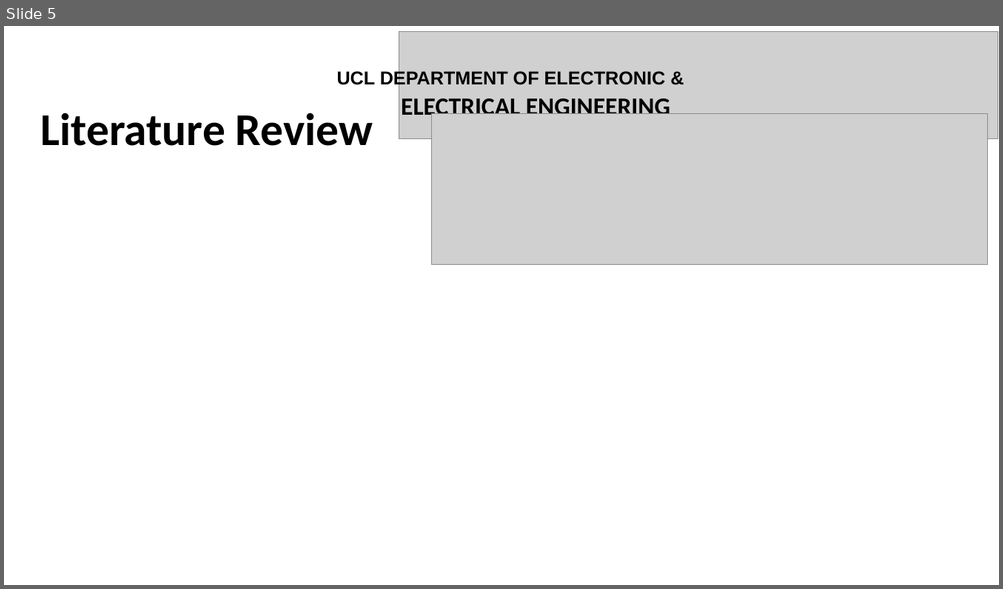
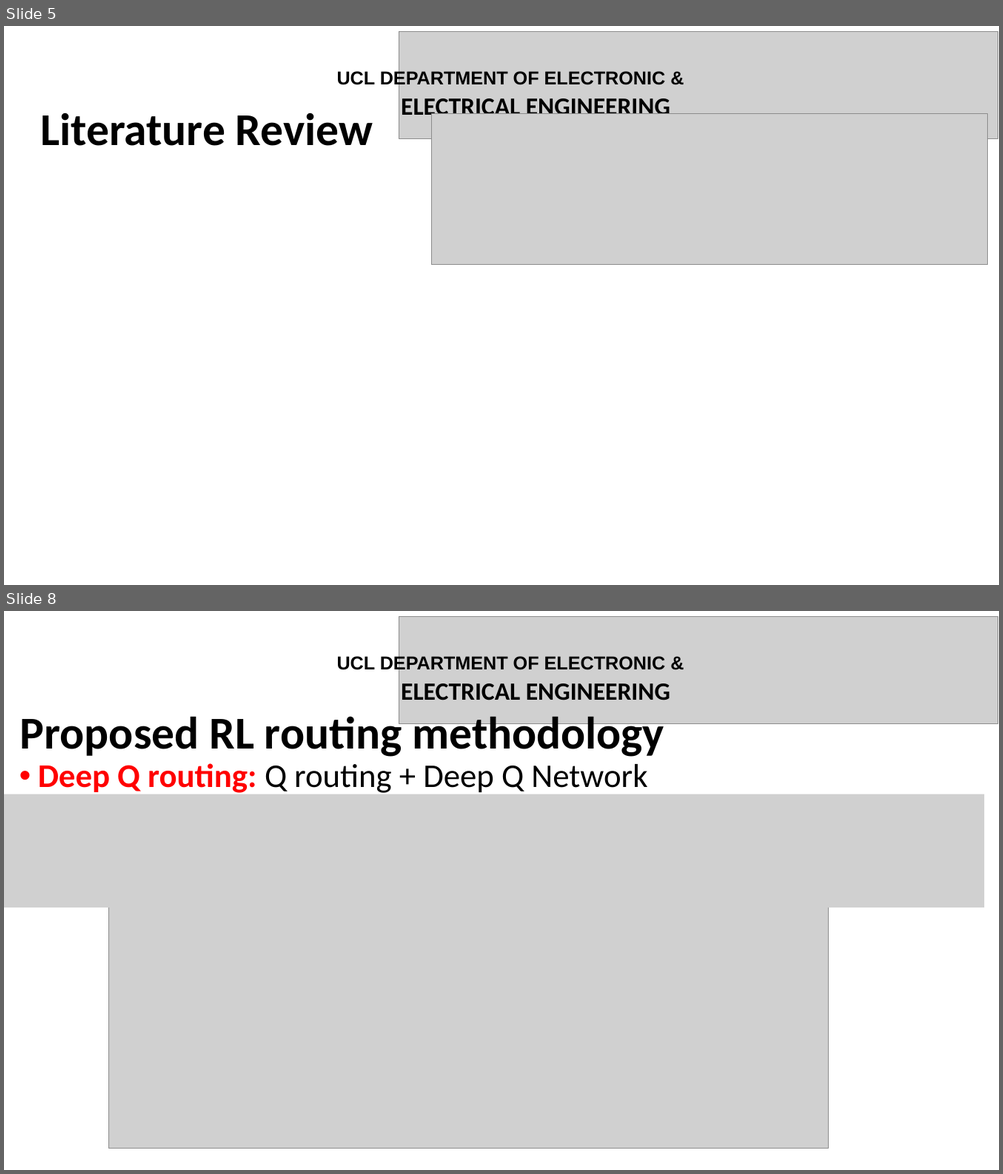
Before and after one commit to JinhaoWu/Msc-Project, a slide deck: presentation.pptx. Shown one above the other, each under a label of ours: slide 5 before the commit, slides 5 and 8 after it; the slides between them are not shown. The pictures are 1003x589 and 1003x1174 pixels, drawn with LibreOffice and Linux fonts; fonts in the diff are those of the drawing; grey boxes stand for pictures. Boxes give left, top, right and bottom in pixels: in the first picture for what was removed or moved away, otherwise in the second. Text is boxed around its words. In the diff, an @@ line names an element or a change of style, - is before the commit and + after.

```diff
--- a/presentation.pptx
+++ b/presentation.pptx
@@ slide 8 added at [4, 611, 999, 1170], background #FFFFFF @@
@@ picture added at [398, 617, 998, 723] @@
@@ text added at [337, 654, 670, 701], 18 pt, text #000000, bold @@
+UCL DEPARTMENT OF ELECTRONIC &
+ELECTRICAL ENGINEERING
@@ text added at [20, 710, 664, 759], 44 pt, text #000000, bold @@
+Proposed RL routing methodology
@@ text added at [38, 763, 647, 796], 32 pt, text #000000 @@
+• Deep Q routing: Q routing + Deep Q Network
@@ picture added at [4, 795, 984, 908] @@
@@ picture added at [108, 851, 828, 1149] @@
```
Also in this commit, not shown: 2 slides changed, 5 other slides added, 6 slides removed, 1 other file.
